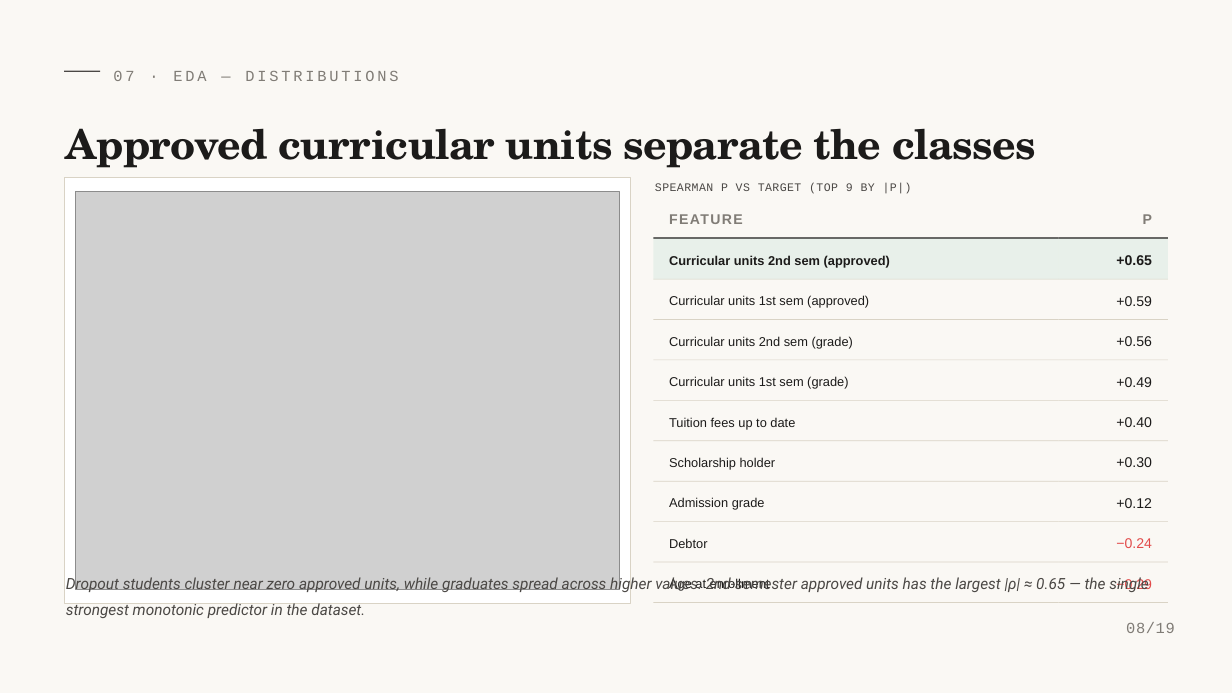
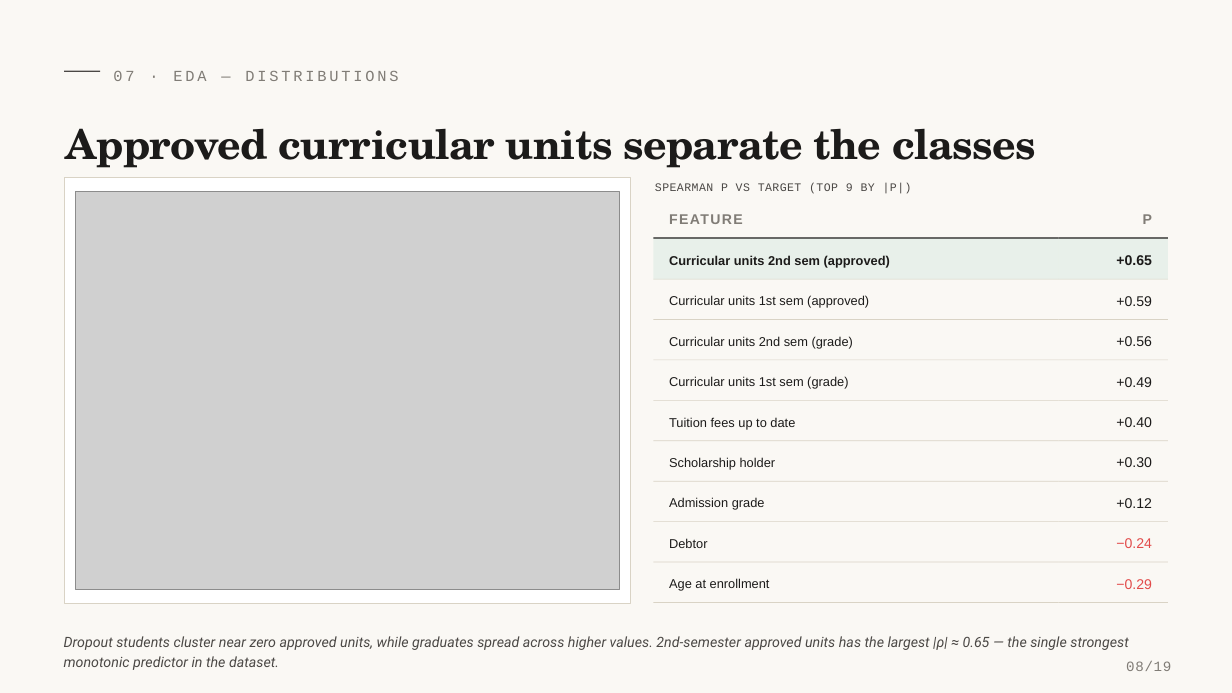
Before and after one commit to Lambert-Nguyen/cmpe255-student-dropout-prediction, a slide deck: slide 8 of presentation/Editable_CMPE255_Student_Dropout_Prediction_editable.pptx. Drawn at 1232x693 pixels with LibreOffice and Linux fonts; fonts in the diff are those of the drawing; grey boxes stand for pictures. Boxes give left, top, right and bottom in pixels: in the first picture for what was removed or moved away, otherwise in the second. Text is boxed around its words. In the diff, an @@ line names an element or a change of style, - is before the commit and + after.

```diff
--- a/presentation/Editable_CMPE255_Student_Dropout_Prediction_editable.pptx
+++ b/presentation/Editable_CMPE255_Student_Dropout_Prediction_editable.pptx
@@ text "Dropout students cluster near zero ...": place and size @@
-text "Dropout students cluster near zero ..." at [66,576,1148,618]
+text "Dropout students cluster near zero ..." at [64,636,1128,670]
@@ text "Dropout students cluster near zero ..." at [64,636,1128,670]: size 18 to 16.6 pt; line spacing 1.4 to 1.2 @@
@@ text "08/19": place and size @@
-text "08/19" at [1126,622,1175,633]
+text "08/19" at [1126,661,1171,671]
@@ text "08/19" at [1126,661,1171,671]: size 18 to 16.6 pt @@
```
Also in this commit, not shown: 8 other slides changed.
